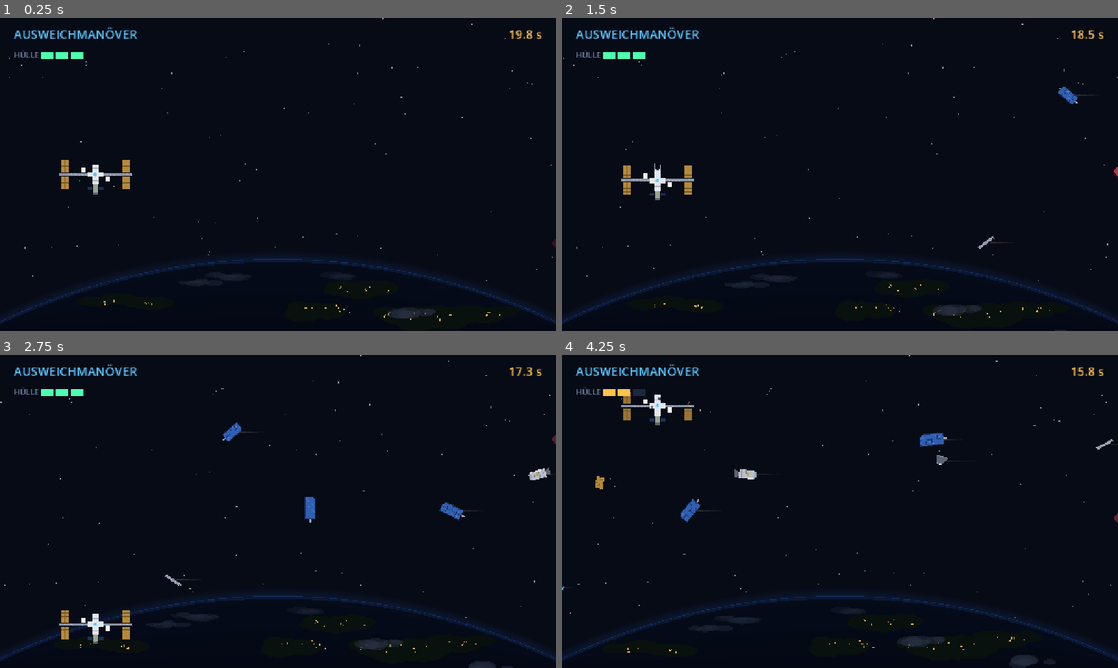
Above: before the commit, frames 1-4 (two rows, left to right).
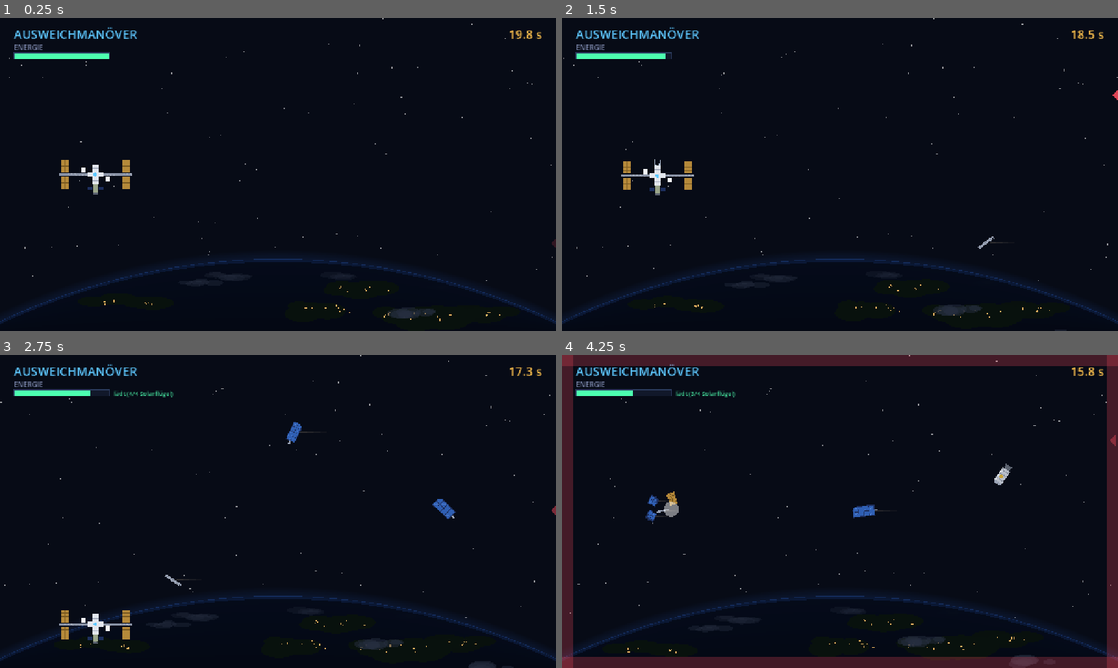
Above: after the commit, the same moments.

Repository: Isaac-davila/jku-space
Game: Godot game, scene res://scenes/minigames/dodge/dodge.tscn
The game is run twice, just before and just after one commit, with the same random seed, the same clock (stepped at 60 frames per second) and the same inputs. This scene is started directly instead of the project's main scene.
Inputs (mouse positions are in pixels of both pictures, inside the frame that each line leads up to):
- Up to frame 1 (0.25 s): no input
- Up to frame 2 (1.5 s): tap Enter at 0.5 s; move the mouse to (962, 158) at 0.52 s; hold D (move_right) 0.53-1.28 s; hold Space (interact) 0.53-1.28 s; click (962, 158) at 0.67 s; move the mouse to (728, 190) at 1.27 s; hold S (move_down) from 1.28 s (still down); tap E at 1.35 s
- Up to frame 3 (2.75 s): move the mouse to (333, 442) at 2.02 s; release S (move_down) at 2.03 s; hold D (move_right) from 2.03 s (still down); tap Enter at 2.1 s
- Up to frame 4 (4.25 s): move the mouse to (812, 574) at 2.77 s; release D (move_right) at 2.78 s; hold W (move_up) 2.78-3.53 s; tap Space (interact) at 2.85 s; click (812, 574) at 2.92 s; move the mouse to (1006, 558) at 3.52 s; hold A (move_left) from 3.53 s (still down); tap E at 3.6 s

The runs differ from the first frame. In frame 1, 0.3% of the frame differs, in the area x 2-20%, y 8-14%; in frame 2, 1.0%; in frame 3, 1.1%; in frame 4, 13%, in the area x 0-100%, y 0-100%.

Commit message:
Ausweichmanöver: Energie mit Verbrauch und Solar-Aufladung, trägere Station, weniger Müll, Lebensanzeige entfernt
Co-Authored-By: Claude Opus 5.5 <noreply@anthropic.com>
Claude-Session: https://claude.ai/code/session_01QXFXsQhGLuei6RznqMua8p

Diff:
--- a/scenes/minigames/dodge/dodge.gd
+++ b/scenes/minigames/dodge/dodge.gd
@@ -33,6 +33,21 @@
 const IMPULSE := 0.35          # wie viel Schwung ein Treffer an die Stationsteile weitergibt
 const MAX_PIECES := 220        # ab so vielen Teilen zerbricht nichts mehr (Leistung)
 
+# Steuerung – die Station ist schwer und träge
+const THRUST := 600.0          # Beschleunigung bei vollem Schub (vorher 1700)
+const DAMPING := 1.1           # wie schnell sie von selbst abbremst (vorher 2.2)
+const MAX_SPEED := 300.0       # Höchstgeschwindigkeit hoch/runter
+
+# Energie für die Triebwerke
+const ENERGY_MAX := 100.0
+const ENERGY_USE := 30.0       # Verbrauch pro Sekunde bei vollem Schub
+const ENERGY_REGEN := 12.0     # Aufladung pro Sekunde (mit allen 4 Solarflügeln)
+const REGEN_DELAY := 0.5       # so lange nach dem letzten Schub, bis wieder geladen wird
+
+# Müllmenge: Abstand zwischen zwei Teilen am Anfang → am Ende (Sekunden)
+const SPAWN_START := 0.8       # vorher 0.5
+const SPAWN_END := 0.35        # vorher 0.16
+
 # ISS-Farben
 const C_TRUSS := Color("8a93a6")
 const C_ARRAY := Color("b5893a")       # ISS-Solarflügel wirken goldbraun
@@ -76,7 +91,10 @@
 # Spielgefühl
 var shake := 0.0                   # aktuelle Wackel-Stärke, klingt von selbst ab
 var hit_flash := 0.0               # roter Bildschirmrand bei Treffern (1 → 0)
-var hud_draw: Control              # Hüllenanzeige oben links
+var hud_draw: Control              # Energieanzeige oben links
+var energy := ENERGY_MAX
+var since_thrust := 99.0           # Sekunden seit dem letzten Schub
+var empty_blink := 0.0             # "KEINE ENERGIE"-Hinweis
 var lost_arrays: Array[int] = []   # Indizes der abgerissenen Solarflügel
 
 
@@ -134,9 +152,11 @@
 	var input := Input.get_axis("move_up", "move_down")
 	if Input.is_mouse_button_pressed(MOUSE_BUTTON_LEFT):
 		input = clampf((get_global_mouse_position().y - ship_y) / 80.0, -1.0, 1.0)
+	input = _use_energy(input, delta)
 	thrust = input
-	vel += input * 1700.0 * delta
-	vel -= vel * 2.2 * delta
+	vel += input * THRUST * delta
+	vel -= vel * DAMPING * delta
+	vel = clampf(vel, -MAX_SPEED, MAX_SPEED)
 	ship_y += vel * delta
 	if ship_y < 110.0 or ship_y > 620.0:
 		ship_y = clampf(ship_y, 110.0, 620.0)
@@ -206,7 +226,7 @@
 	spawn_t -= delta
 	if spawn_t > 0.0:
 		return
-	spawn_t = lerpf(0.5, 0.16, difficulty()) / maxf(spawn_ramp, 0.08)
+	spawn_t = lerpf(SPAWN_START, SPAWN_END, difficulty()) / maxf(spawn_ramp, 0.08)
 	var view := _view_rect()
 	var ahead := SPAWN_AHEAD if not broken else 60.0
 	var pos := Vector2(view.end.x + ahead, view.position.y + randf_range(100, 630))
@@ -572,15 +592,44 @@
 		hud_draw.draw_rect(Rect2(VIEW.x - w, 0, w, VIEW.y), c)
 	if broken:
 		return
-	# Hüllenanzeige: 3 Segmente, die bei Treffern ausgehen
+	# Energieanzeige (die Leben sieht man an der Station selbst)
 	var font := ThemeDB.fallback_font
-	hud_draw.draw_string(font, Vector2(32, 92), "HÜLLE", HORIZONTAL_ALIGNMENT_LEFT, -1, 18, Pal.DIM)
-	for i in MAX_HITS:
-		var intact := i < MAX_HITS - hits
-		var col := (Pal.OK if hits == 0 else (Pal.WARN if hits == 1 else Pal.ALERT)) if intact else Color(Pal.LINE, 0.6)
-		if intact and hits == MAX_HITS - 1:
-			col.a = 0.6 + 0.4 * sin(elapsed * 10.0)      # letztes Segment blinkt
-		hud_draw.draw_rect(Rect2(95 + i * 34, 78, 28, 16), col)
+	var bar := Rect2(32, 80, 220, 14)
+	var frac := energy / ENERGY_MAX
+	var col := Pal.OK if frac > 0.5 else (Pal.WARN if frac > 0.2 else Pal.ALERT)
+	hud_draw.draw_string(font, Vector2(32, 74), "ENERGIE", HORIZONTAL_ALIGNMENT_LEFT, -1, 16, Pal.DIM)
+	hud_draw.draw_rect(bar, Color(Pal.PANEL, 0.85))
+	hud_draw.draw_rect(Rect2(bar.position, Vector2(bar.size.x * frac, bar.size.y)), col)
+	hud_draw.draw_rect(bar, Pal.LINE, false, 1.5)
+	# Pfeil zeigt, ob gerade geladen wird – mit weniger Solarflügeln langsamer
+	if since_thrust >= REGEN_DELAY and energy < ENERGY_MAX:
+		hud_draw.draw_string(font, Vector2(bar.end.x + 10, bar.end.y), "lädt (%d/4 Solarflügel)" % _arrays_left(),
+			HORIZONTAL_ALIGNMENT_LEFT, -1, 14, Color(Pal.OK, 0.8))
+	if empty_blink > 0.0:
+		var a := 0.5 + 0.5 * sin(elapsed * 14.0)
+		hud_draw.draw_string(font, Vector2(bar.end.x + 10, bar.end.y), "KEINE ENERGIE",
+			HORIZONTAL_ALIGNMENT_LEFT, -1, 16, Color(Pal.ALERT, a))
+
+
+## Schub kostet Energie. Ist sie leer, passiert nichts – erst nach kurzer Pause wird
+## wieder geladen, und zwar nur so schnell, wie die verbliebenen Solarflügel es erlauben.
+func _use_energy(input: float, delta: float) -> float:
+	empty_blink = maxf(empty_blink - delta, 0.0)
+	var wants := absf(input) > 0.05
+	if wants and energy > 0.0:
+		energy = maxf(energy - ENERGY_USE * absf(input) * delta, 0.0)
+		since_thrust = 0.0
+		return input
+	if wants:
+		empty_blink = 0.6               # Taste gedrückt, aber leer → Hinweis
+	since_thrust += delta
+	if since_thrust >= REGEN_DELAY:
+		energy = minf(energy + ENERGY_REGEN * (_arrays_left() / 4.0) * delta, ENERGY_MAX)
+	return 0.0
+
+
+func _arrays_left() -> int:
+	return ARRAYS.size() - lost_arrays.size()
 
 
 # --- Zusammenstöße zwischen Trümmern (nach dem Tod / nach Spielende) ---------
